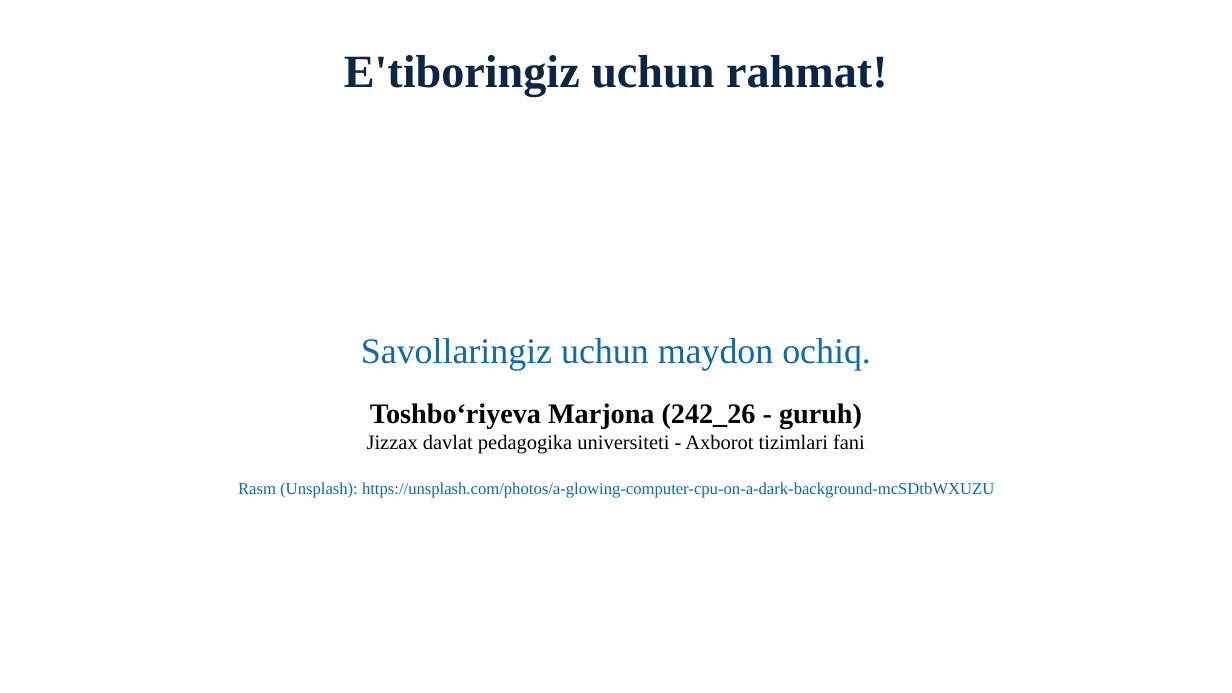
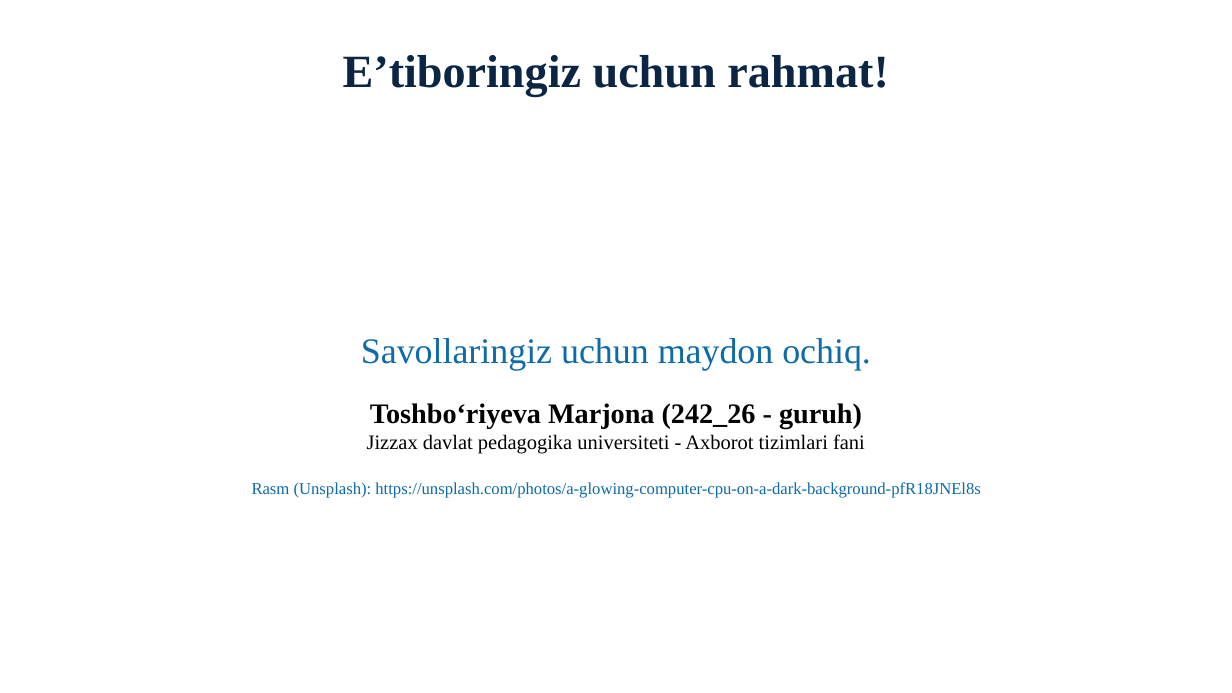
Before and after one commit to dasturland/KK123, a slide deck: slide 10 of Kompyuterlar_qizishi_va_sovishi.pptx. Drawn at 1232x693 pixels with LibreOffice and Linux fonts; fonts in the diff are those of the drawing. Boxes give left, top, right and bottom in pixels: in the first picture for what was removed or moved away, otherwise in the second. Text is boxed around its words. In the diff, an @@ line names an element or a change of style, - is before the commit and + after.

Commit message:
fix: unique Unsplash photo IDs and consistent Uzbek okina/tutuq orthography
- give slides 3 and 10 distinct Unsplash photo IDs so no ID is reused
- normalize in-word apostrophes in slide text and README: use okina U+02BB
  for oʻ/gʻ and tutuq belgisi U+02BC for glottal stops (taʼsiri, Eʼtibor...)
- verify_presentation.py now also asserts all 10 Unsplash photo IDs are distinct

```diff
--- a/Kompyuterlar_qizishi_va_sovishi.pptx
+++ b/Kompyuterlar_qizishi_va_sovishi.pptx
@@ text at box(343, 55, 889, 97): text changed @@
-E'tiboringiz uchun rahmat!
+Eʼtiboringiz uchun rahmat!
@@ text at box(252, 482, 981, 498): text changed @@
-Rasm (Unsplash): https://unsplash.com/photos/a-glowing-computer-cpu-on-a-dark-background-mcSDtbWXUZU
+Rasm (Unsplash): https://unsplash.com/photos/a-glowing-computer-cpu-on-a-dark-background-pfR18JNEl8s
```
Also in this commit, not shown: 8 other slides changed, 3 other files.
